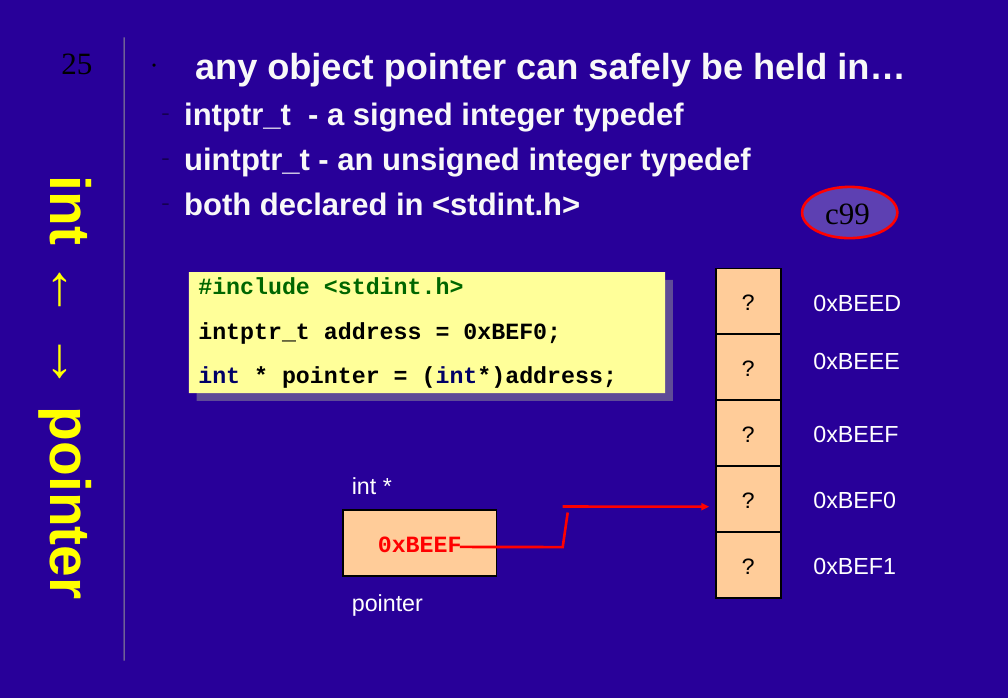
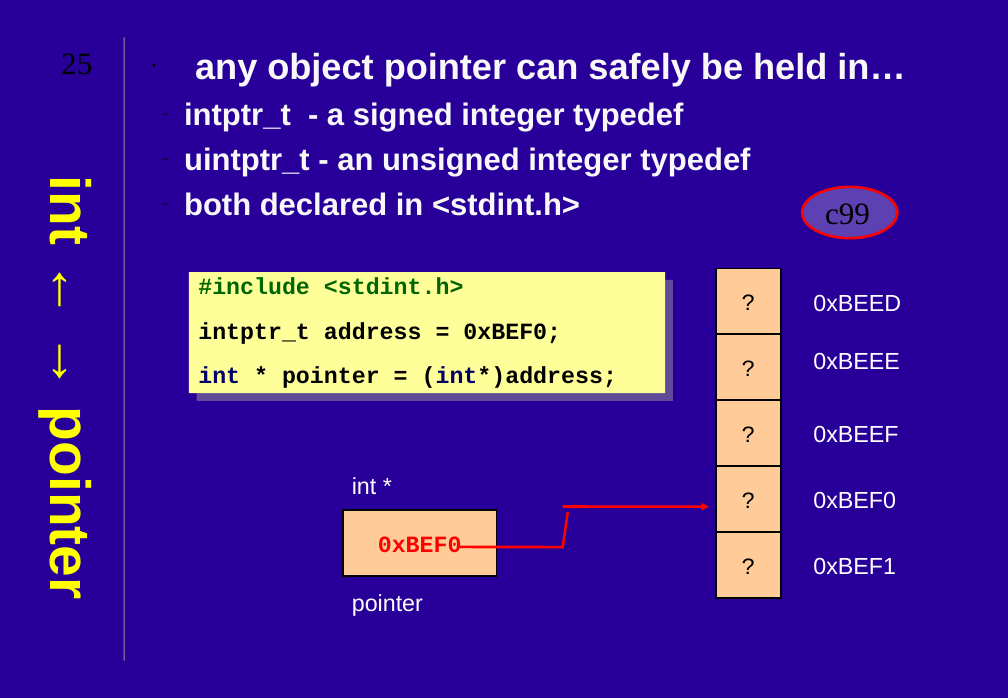
Before and after one commit to JonJagger/two-day-courses, a slide deck: slide 25 of cf/04 Pointers and Arrays.ppt. Drawn at 1008x698 pixels with LibreOffice and Linux fonts; fonts in the diff are those of the drawing. Boxes give left, top, right and bottom in pixels: in the first picture for what was removed or moved away, otherwise in the second. Text is boxed around its words. In the diff, an @@ line names an element or a change of style, - is before the commit and + after.

Commit message:
int pointer alignment correction

```diff
--- a/cf/04 Pointers and Arrays.ppt
+++ b/cf/04 Pointers and Arrays.ppt
@@ text in rectangle at (378,536,462,552): text changed @@
-0xBEEF
+0xBEF0
```
Also in this commit, not shown: 5 other slides changed, 1 other file.
